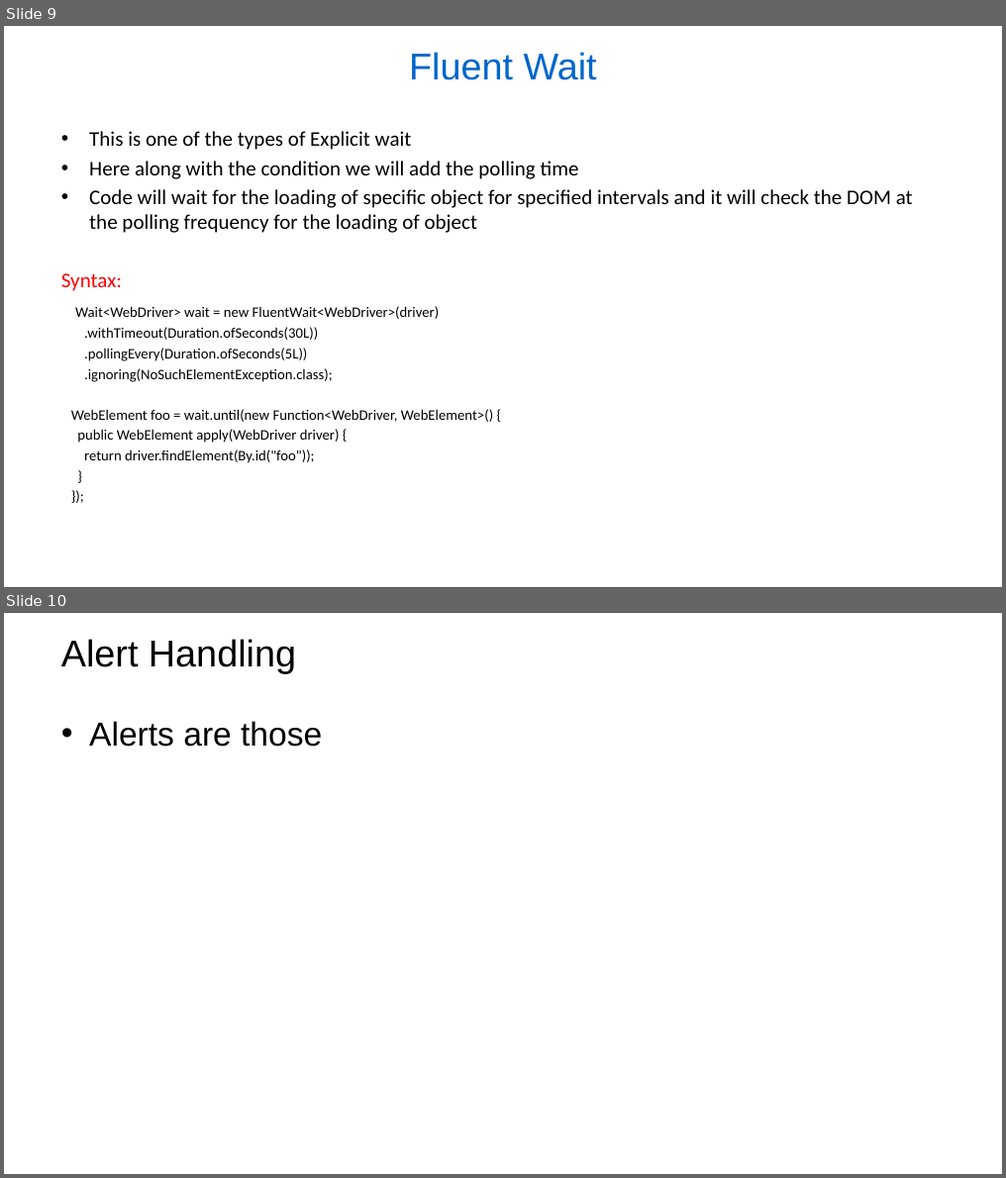
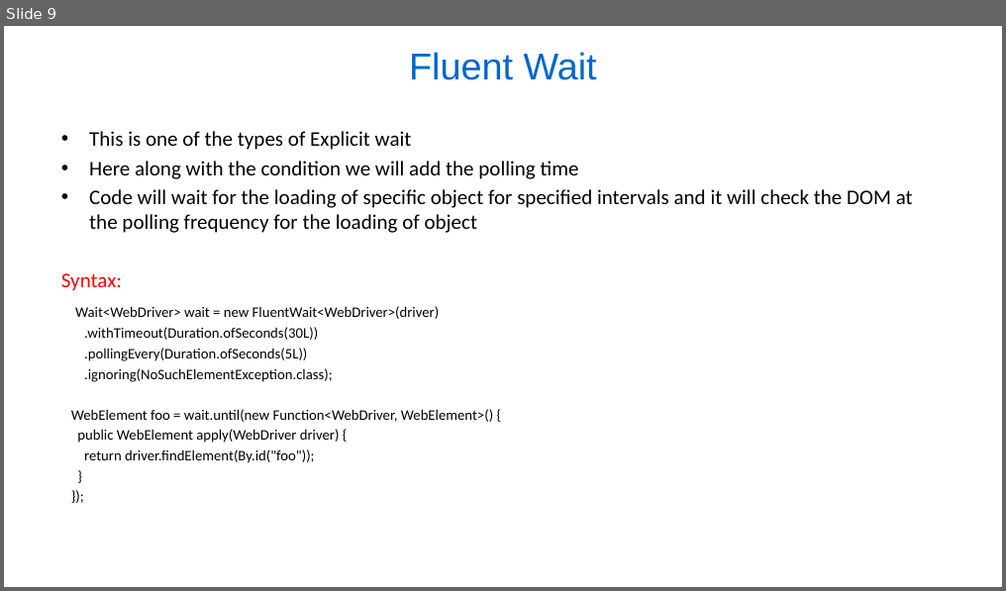
Before and after one commit to lanceqa81/Notes, a slide deck: Web pages Automation techniques.pptx. Shown one above the other, each under a label of ours: slides 9 and 10 before the commit, slide 9 after it. The pictures are 1006x1178 and 1006x591 pixels, drawn with LibreOffice and Linux fonts; fonts in the diff are those of the drawing; background and template pictures are left out. Boxes give left, top, right and bottom in pixels: in the first picture for what was removed or moved away, otherwise in the second. Text is boxed around its words. In the diff, an @@ line names an element or a change of style, - is before the commit and + after.

```diff
--- a/Web pages Automation techniques.pptx
+++ b/Web pages Automation techniques.pptx
@@ slide 10 removed at [4, 613, 1002, 1174], background picture (left out) @@
@@ title removed at [61, 639, 296, 674] @@
-Alert Handling
@@ text removed at [89, 721, 322, 747] @@
-• Alerts are those
```
